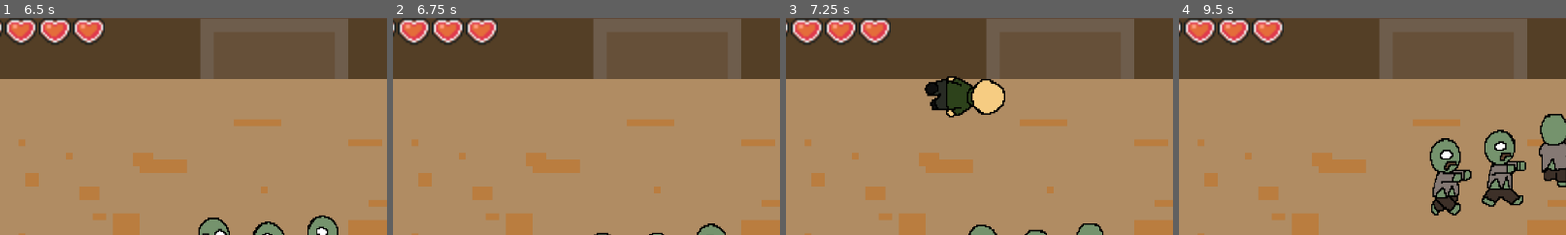
Above: before the commit, frames 1-4 (left to right).
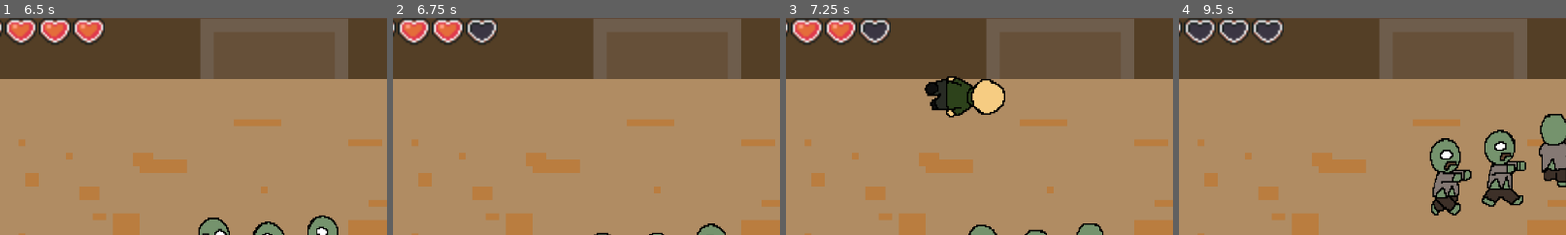
Above: after the commit, the same moments.

Repository: bcorrigall/ratknight
Game: Godot game, scene res://main.tscn
The game is run twice, just before and just after one commit, with the same random seed, the same clock (stepped at 60 frames per second) and the same inputs.
Inputs (mouse positions are % of the whole screen's width and height, from its top left):
- Up to frame 1 (6.5 s): move the mouse to (72, 45) at 0.52 s; hold Right (move_right) 0.53-1.28 s; hold Shift (dash) 0.53-1.28 s; move the mouse to (30, 55) at 1.27 s; hold S (move_down) 1.28-2.03 s; tap J (attack_light) at 1.35 s; tap Shift (dash) at 1.55, 2.3, 2.85, 3.8, 4.35, 5.3, 6.05 s; move the mouse to (60, 28) at 2.02 s; hold Right (move_right) 2.03-2.78 s; hold K (attack_spin) 2.03-2.78 s; move the mouse to (45, 70) at 2.77 s; hold Up (move_up) 2.78-3.53 s; move the mouse to (80, 65) at 3.52 s; press the mouse at (80, 65) at 3.53 s; hold A (move_left) 3.53-5.03 s; move the mouse to (20, 35) at 4.27 s; release the mouse at (20, 35) at 4.28 s; move the mouse to (55, 50) at 5.02 s; hold S (move_down) 5.03-5.78 s; hold J (attack_light) 5.03-5.78 s; move the mouse to (35, 25) at 5.77 s; hold Right (move_right) from 5.78 s (still down); tap K (attack_spin) at 5.85 s
- Up to frame 2 (6.75 s): move the mouse to (72, 45) at 6.52 s; release Right (move_right) at 6.53 s; hold Up (move_up) from 6.53 s (still down); hold Shift (dash) from 6.53 s (still down)
- Up to frame 3 (7.25 s): keep holding Up (move_up); keep holding Shift (dash)
- Up to frame 4 (9.5 s): move the mouse to (30, 55) at 7.27 s; release Up (move_up) at 7.28 s; release Shift (dash) at 7.28 s; hold Right (move_right) 7.28-8.03 s; click (30, 55) at 7.35 s; tap Shift (dash) at 7.55, 9.05 s; move the mouse to (60, 28) at 8.02 s; hold S (move_down) 8.03-8.78 s; hold Shift (dash) 8.03-8.78 s; move the mouse to (45, 70) at 8.77 s; hold A (move_left) from 8.78 s (still down); tap J (attack_light) at 8.85 s
The pictures show only the part of the screen within x 13-62%, y 0-50%; the shares and areas given below are measured in that part.

Frame 1 is identical in both runs. In frame 2, 0.5% of the frame differs, in the area x 19-27%, y 1-11%; in frame 3, 0.5%; in frame 4, 1.4%, in the area x 2-27%, y 1-11%.
Error in both runs: Attempt to call function 'play' in base 'null instance' on a null instance. (res://playerMovement.gd:89)

Commit message:
Health reduction in hearts update

Diff:
--- a/playerMovement.gd
+++ b/playerMovement.gd
@@ -7,7 +7,7 @@
 @onready var weapon= $Weapon
 
 var health = 120
-var dash_timed_out
+var dash_timed_out = false
 var dash_cooldown =  0.5
 var dash_speed = 900
 
@@ -102,6 +102,8 @@
 func _on_area_2d_body_entered(body):
 	if (body.name.find("enemy") and invincible == false and dash_timed_out == false):
 		health -= body.damage
+		print("hit")
+		get_parent().hud.get_node("HeartContainer").updateHearts(health / 20)
 		var direction = (body.position - position).normalized() * 100
 		position = position - direction
 		$Invinciblilty.start(0.2)
